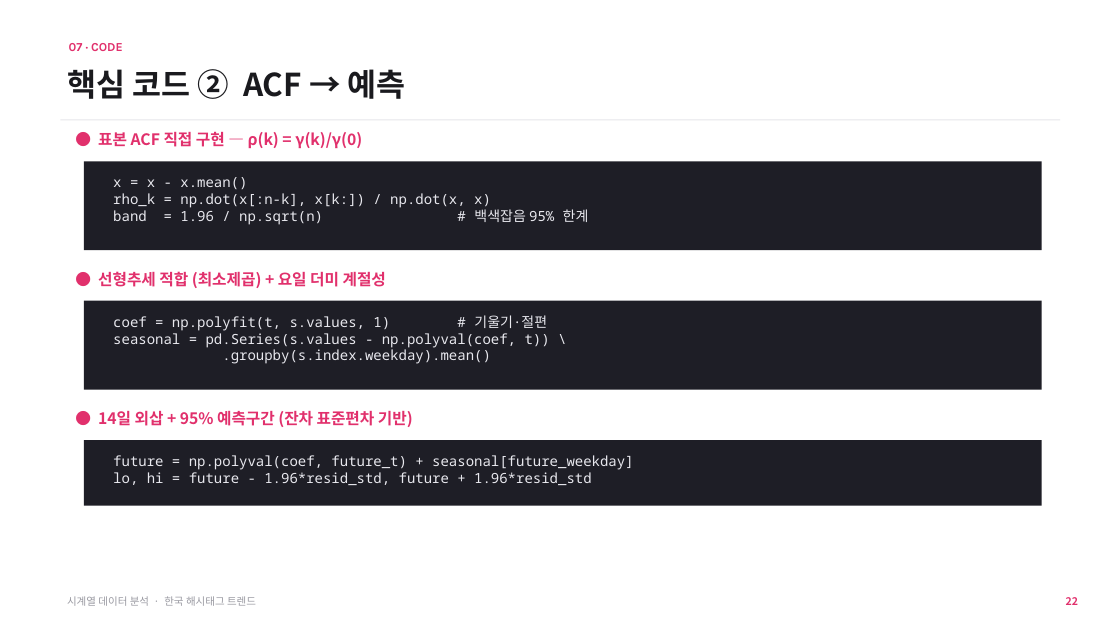
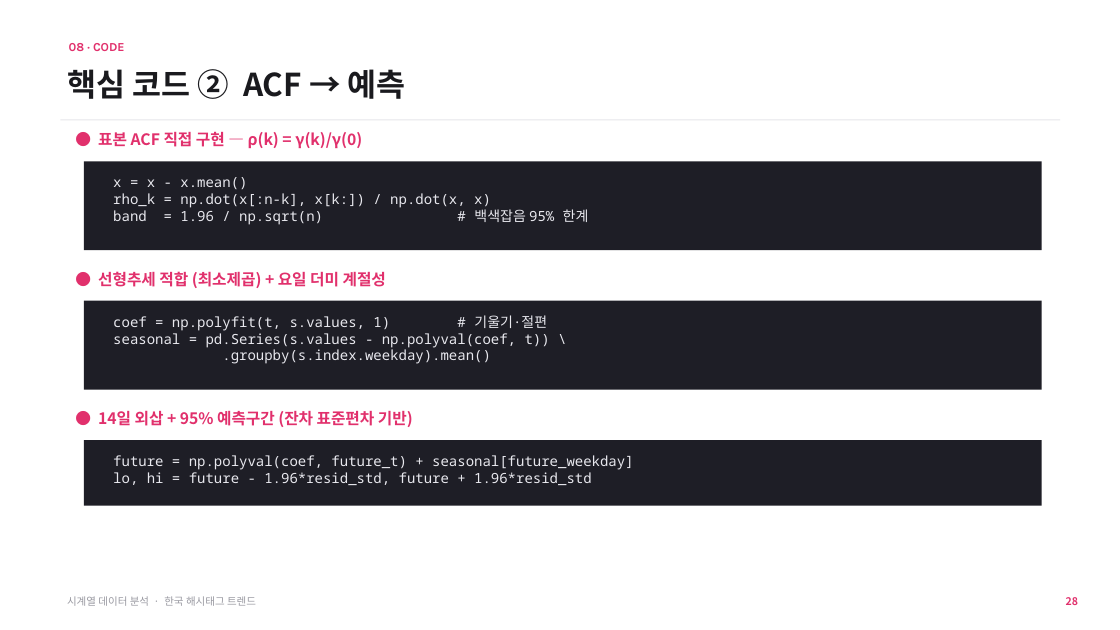
Before and after one commit to iluv4/insta_trend, a slide deck: slide 33 of presentation/insta_trend_timeseries.pptx (slide 26 before the commit). Drawn at 1120x630 pixels with LibreOffice and Linux fonts; fonts in the diff are those of the drawing. Boxes give left, top, right and bottom in pixels: in the first picture for what was removed or moved away, otherwise in the second. Text is boxed around its words. In the diff, an @@ line names an element or a change of style, - is before the commit and + after.

```diff
--- a/presentation/insta_trend_timeseries.pptx
+++ b/presentation/insta_trend_timeseries.pptx
@@ text at <box>69,43,125,51</box>: text changed @@
-07 · CODE
+08 · CODE
@@ text at <box>1066,597,1078,605</box>: text changed @@
-22
+28
```
Also in this commit, not shown: 3 other slides changed, 7 slides added, 2 other files.
